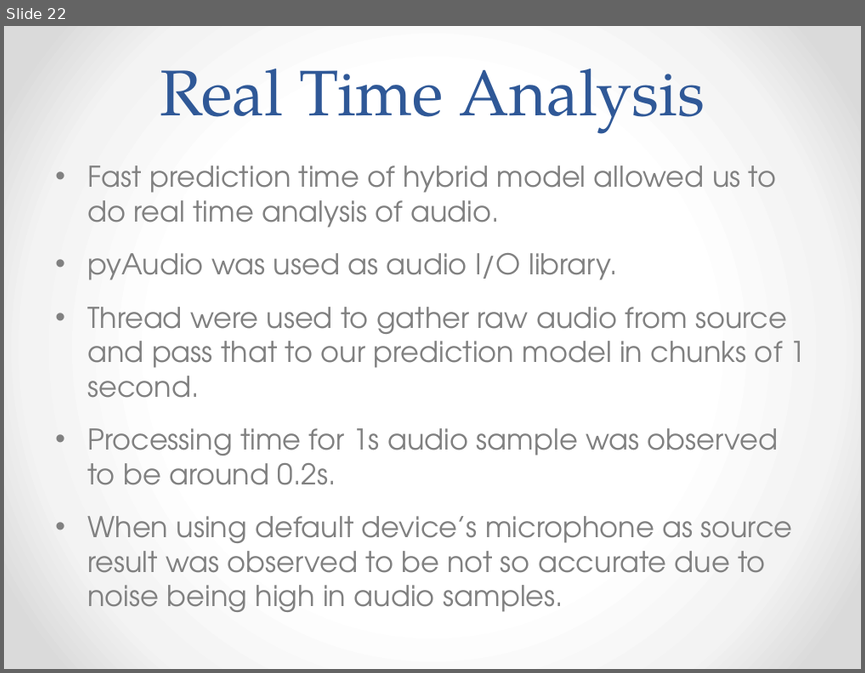
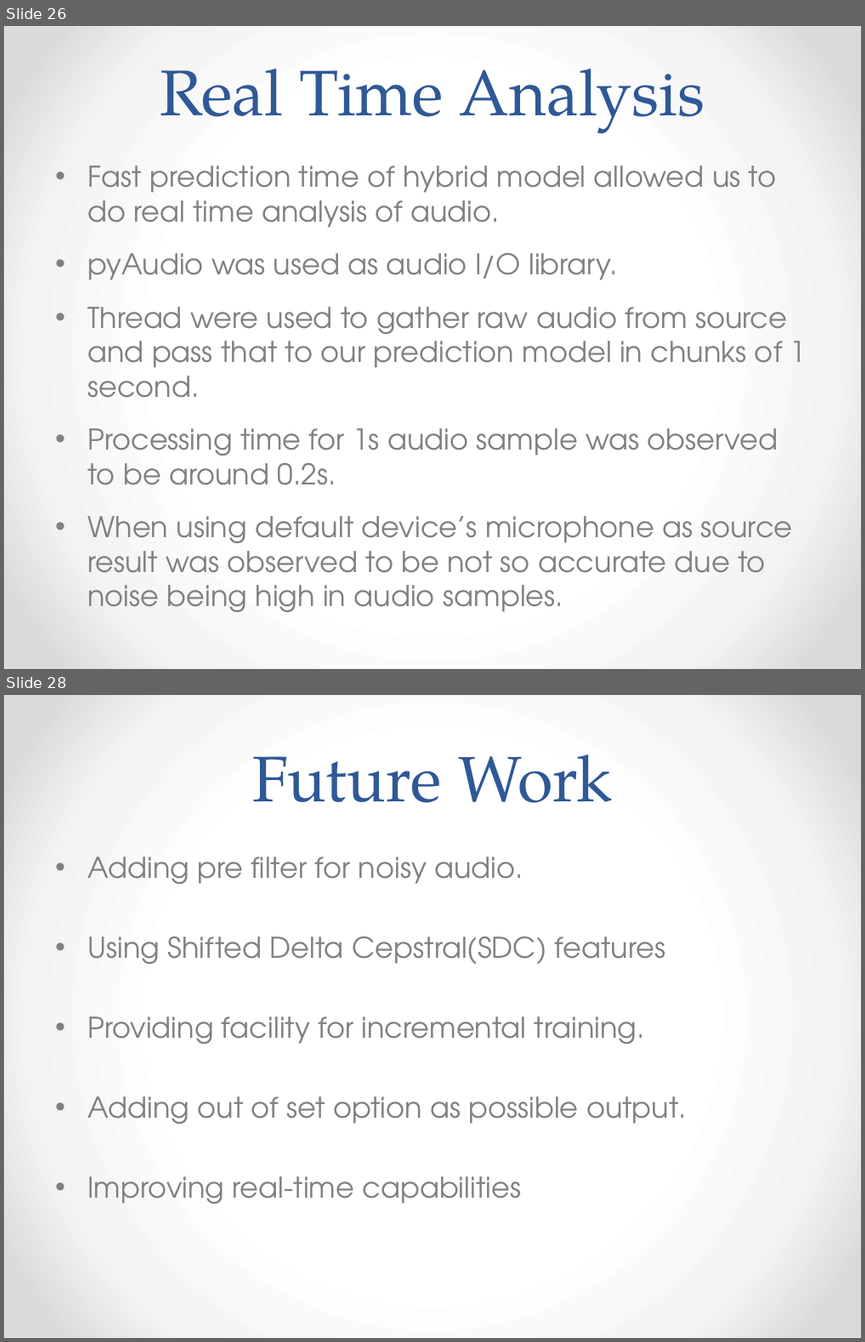
Before and after one commit to AudioExtractors/LanguageDetection, a slide deck: Docs/Presentation.pptx. Shown one above the other, each under a label of ours: slide 22 before the commit, slides 26 and 28 after it; the slides between them are not shown. The pictures are 865x673 and 865x1342 pixels, drawn with LibreOffice and Linux fonts; fonts in the diff are those of the drawing. Boxes give left, top, right and bottom in pixels: in the first picture for what was removed or moved away, otherwise in the second. Text is boxed around its words. In the diff, an @@ line names an element or a change of style, - is before the commit and + after.

```diff
--- a/Docs/Presentation.pptx
+++ b/Docs/Presentation.pptx
@@ slide 28 added at <box>4,695,861,1338</box>, background gradient #FFFFFF to #F4F4F4 to #DADADA @@
@@ title added at <box>253,755,612,803</box>, 54 pt, text #2F5897 @@
+Future Work
@@ text added at <box>87,857,687,1203</box>, 24 pt, text #808080 @@
+• Adding pre filter for noisy audio.
+• Using Shifted Delta Cepstral(SDC) features
+• Providing facility for incremental training.
+• Adding out of set option as possible output.
+• Improving real-time capabilities
@@ what was slide 22 is now slide 26 @@
```
Also in this commit, not shown: 1 slide changed, 5 other slides added.
